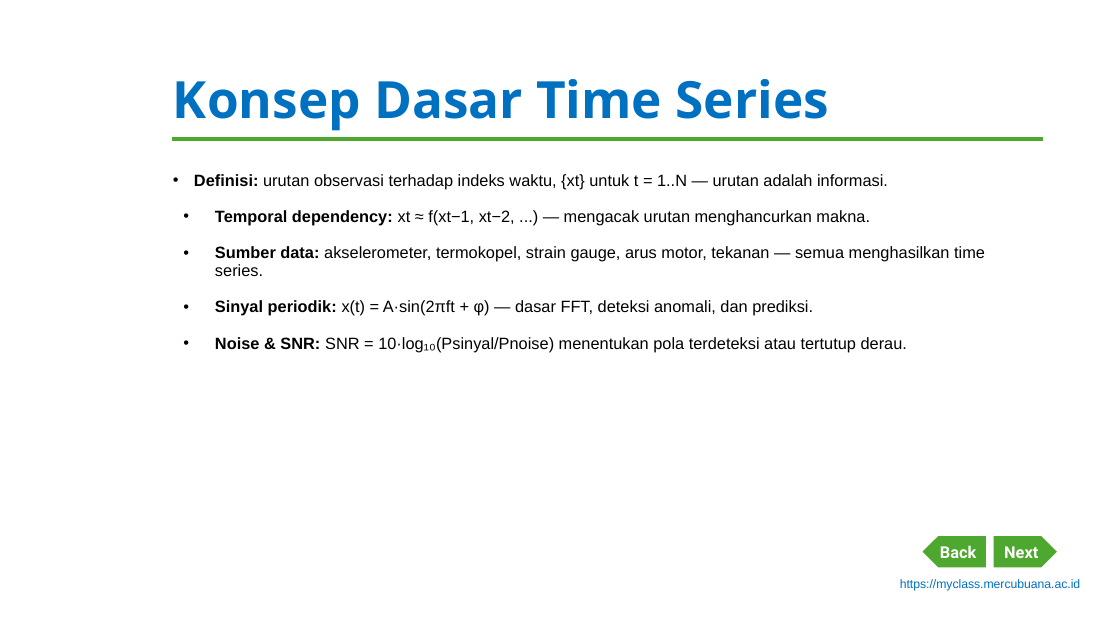
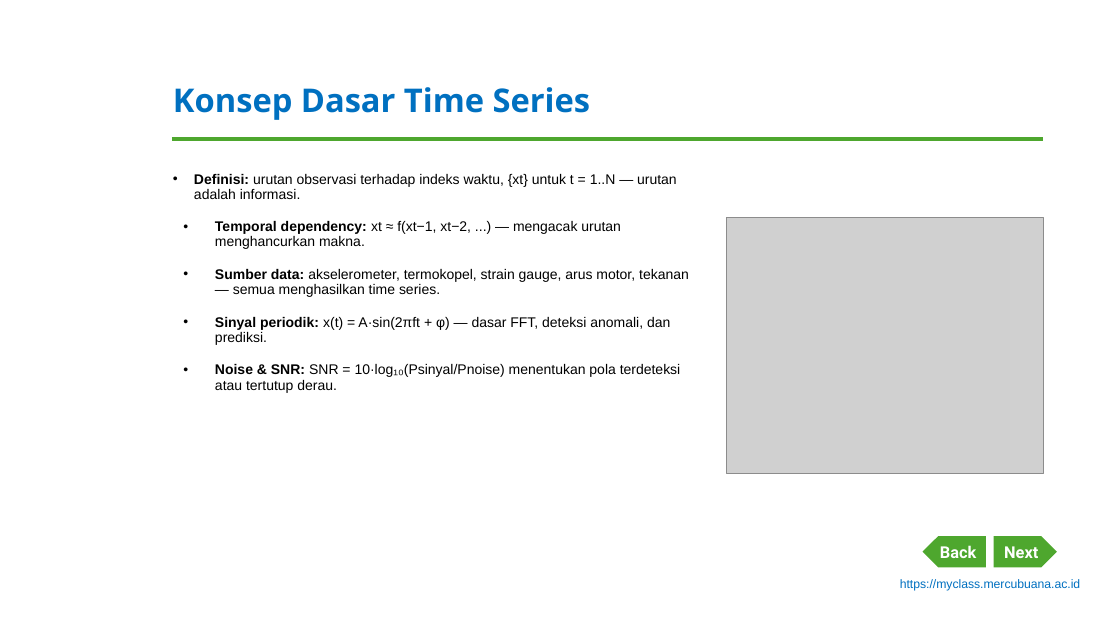
Before and after one commit to dedik-romahadi/Mechanical-Engineering-Courses, a slide deck: slide 3 of Optimalisasi-dan-Automasi/Modul-Word/Modul-1-Pengantar-Time-Series-Data.pptx. Drawn at 1120x630 pixels with LibreOffice and Linux fonts; fonts in the diff are those of the drawing; grey boxes stand for pictures; background and template pictures are left out. Boxes give left, top, right and bottom in pixels: in the first picture for what was removed or moved away, otherwise in the second. Text is boxed around its words. In the diff, an @@ line names an element or a change of style, - is before the commit and + after.

```diff
--- a/Optimalisasi-dan-Automasi/Modul-Word/Modul-1-Pengantar-Time-Series-Data.pptx
+++ b/Optimalisasi-dan-Automasi/Modul-Word/Modul-1-Pengantar-Time-Series-Data.pptx
@@ title "Konsep Dasar Time Series" at bbox=[173, 87, 591, 120]: size 44 to 28 pt @@
@@ text "Definisi: urutan observasi terhadap indeks ..." at bbox=[194, 174, 689, 393]: size 14 to 12 pt; less space between paragraphs @@
@@ picture added at bbox=[727, 218, 1043, 474] @@
```
Also in this commit, not shown: 9 other slides changed, 2 other files.
